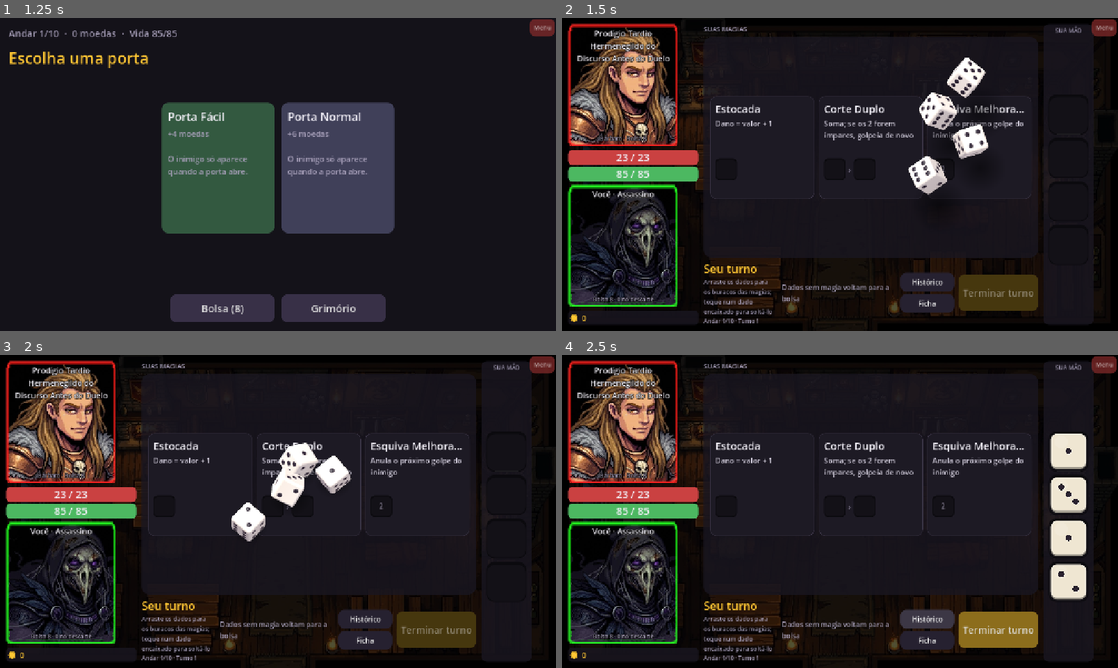
Above: before the commit, frames 1-4 (two rows, left to right).
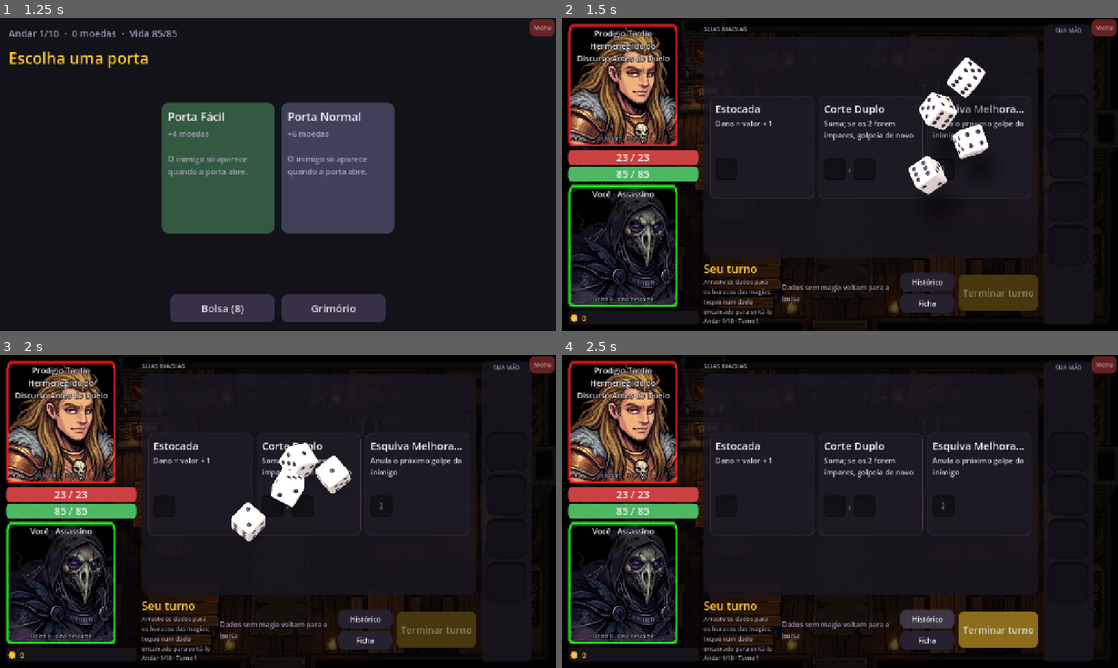
Above: after the commit, the same moments.

Repository: luizfsantos-alt/DICEMAXXXING
Game: Godot game, scene res://ui/main.tscn
Two runs of this game, one before a commit and one after it. Both use one fixed random seed, a clock stepped at 60 frames per second and the inputs below.
Inputs (mouse positions are in pixels of both pictures, inside the frame that each line leads up to):
- Up to frame 1 (1.25 s): click (116, 237) at 0.52 s
- Up to frame 2 (1.5 s): click (778, 168) at 1.27 s
- Up to frame 3 (2 s): no input
- Up to frame 4 (2.5 s): click "Histórico" at 2 s

Frame 1 is identical in both runs. In frame 2, 0.5% of the frame differs, in the area x 62-77%, y 14-56%; in frame 3, 0.3%; in frame 4, 2.9%, in the area x 87-95%, y 25-79%.

Commit message:
Luz de cima e do lado nos dados; dado da coluna igual ao da mesa
- DiceRoll3D.stage/add_lights: luz principal, luz de cima, lateral baixa e
  preenchimento; céu de reflexo mais forte. Mercúrio e Ósmio deixam de ser espelho
  puro (sumiam no fundo escuro).
- DieSnapshot: foto do dado 3D com a mesma câmera e luzes, usada na coluna e nos
  cartões (face 2D só sem vídeo ou enquanto a foto não fica pronta).
- Fim da rolagem: cada dado voa de onde parou na mesa até o seu buraco na coluna,
  girando até ficar reto, com a mesma aparência.
- Versão 0.4.1.

Co-Authored-By: Claude Opus 5.5 <noreply@anthropic.com>
Claude-Session: https://claude.ai/code/session_01WYKQWyqsw435L2xjcDMXX8

Diff:
--- a/engine/elements.gd
+++ b/engine/elements.gd
@@ -26,7 +26,7 @@
 		"finish": "vidro", "rough": 0.12, "metal": 0.0, "coat": 1.0, "alpha": 0.9, "rim": 0.5,
 		"glow": "pips", "emission": Color("#e07bff"), "energy": 0.6},
 	"Os": {"body": Color("#2f3d63"), "body2": Color("#6d84c4"), "ink": Color("#cfd8f0"), "accent": Color("#8fa8ff"),
-		"finish": "espelho", "rough": 0.12, "metal": 1.0, "coat": 0.0, "alpha": 1.0, "rim": 0.3,
+		"finish": "espelho", "rough": 0.16, "metal": 0.8, "coat": 0.0, "alpha": 1.0, "rim": 0.3,
 		"glow": "", "emission": Color.BLACK, "energy": 0.0},
 	"U": {"body": Color("#5fcf2a"), "body2": Color("#d4ff9a"), "ink": Color("#0f2a06"), "accent": Color("#8cf259"),
 		"finish": "vidro", "rough": 0.25, "metal": 0.0, "coat": 0.6, "alpha": 0.95, "rim": 0.3,
@@ -35,7 +35,7 @@
 		"finish": "ceroso", "rough": 0.55, "metal": 0.0, "coat": 0.0, "alpha": 1.0, "rim": 0.6,
 		"glow": "rim", "emission": Color("#ff6a00"), "energy": 0.8},
 	"Hg": {"body": Color("#dfe5ee"), "body2": Color("#ffffff"), "ink": Color("#1a1f2a"), "accent": Color("#d1d6e6"),
-		"finish": "espelho", "rough": 0.04, "metal": 1.0, "coat": 0.0, "alpha": 1.0, "rim": 0.0,
+		"finish": "espelho", "rough": 0.14, "metal": 0.7, "coat": 0.4, "alpha": 1.0, "rim": 0.2,
 		"glow": "", "emission": Color.BLACK, "energy": 0.0},
 	"Pb": {"body": Color("#555a60"), "body2": Color("#555a60"), "ink": Color("#c4c9cf"), "accent": Color("#9aa0a8"),
 		"finish": "fosco", "rough": 0.85, "metal": 0.3, "coat": 0.0, "alpha": 1.0, "rim": 0.0,
--- a/project.godot
+++ b/project.godot
@@ -6,7 +6,7 @@
 
 config/name="DICEMAXXING"
 config/description="Jogo de dados numa torre: bolsa de dados e magias."
-config/version="0.4.0"
+config/version="0.4.1"
 run/main_scene="res://ui/main.tscn"
 config/features=PackedStringArray("4.7", "GL Compatibility")
 config/icon="res://assets/icon.png"
--- a/tests/test_dados_3d.gd
+++ b/tests/test_dados_3d.gd
@@ -121,7 +121,8 @@
 	assert_true(m.emission_enabled)
 	assert_almost_eq(m.emission_energy_multiplier, Elements.energy("C", 1.0), 0.001)
 	assert_false(Dice3D.material(5, "Pb").emission_enabled)
-	assert_eq(Dice3D.material(5, "Hg").metallic, 1.0)
+	assert_gt(Dice3D.material(5, "Hg").metallic, 0.5, "Mercúrio é metal")
+	assert_lt(Dice3D.material(5, "Hg").metallic, 1.0, "mas não espelho puro (sumia no fundo escuro)")
 	assert_eq(Dice3D.material(9, "H").transparency, BaseMaterial3D.TRANSPARENCY_ALPHA_DEPTH_PRE_PASS)
 	for glow in ["pips", "body", "rim"]:
 		var img := Dice3D.emission_texture(4, glow).get_image()
@@ -152,3 +153,14 @@
 		f.bag.append(Die.basic())
 	assert_eq(Elements.heat(f, f.bag[0]), 0.0, "Hidrogênio com bolsa grande")
 	assert_eq(Elements.heat(f, null), 0.0)
+
+
+func test_foto_do_dado_para_a_coluna():
+	assert_eq(DieSnapshot.key(5, "Hg"), "5|Hg|0")
+	assert_eq(DieSnapshot.key(5, "H", 1.0), "5|H|2")
+	assert_eq(DieSnapshot.key(5, "C", 0.4), "5|C|1", "brilho em três degraus")
+	var r := DieSnapshot.rect_for(Rect2(10, 10, 100, 100))
+	assert_almost_eq(r.get_center(), Vector2(60, 60), Vector2(0.01, 0.01), "foto centrada no dado")
+	assert_almost_eq(r.size.x * 1.0 / DieSnapshot.VIEW, 100.0 * DieSnapshot.FILL, 0.01, "aresta do dado = FILL do quadrado")
+	if not DieSnapshot.enabled():
+		assert_null(DieSnapshot.texture(5, "Hg"), "sem vídeo: face 2D")
--- a/ui/dice_roll_3d.gd
+++ b/ui/dice_roll_3d.gd
@@ -30,6 +30,8 @@
 var _halos: Array = [] ## MeshInstance3D ou null (dado sem brilho)
 var _glow: Array = [] ## Por dado: {el, heat, mats (6 materiais)}
 var _clock := 0.0
+var _cam: Camera3D
+var _sim: DicePhysics
 
 
 func setup(px: Vector2) -> DiceRoll3D:
@@ -45,34 +47,54 @@
 	add_child(vp)
 	world = Node3D.new()
 	vp.add_child(world)
-	var cam := Camera3D.new()
+	_cam = Camera3D.new()
+	world.add_child(_cam)
+	stage(world, _cam, VIEW)
+	return self
+
+
+## Câmera, ambiente e luzes da mesa. Os dados da coluna (DieSnapshot) usam a mesma
+## montagem, para o dado ter a mesma cara na mesa e na coluna.
+static func stage(world: Node3D, cam: Camera3D, view: float) -> void:
 	cam.projection = Camera3D.PROJECTION_ORTHOGONAL
-	cam.size = VIEW
+	cam.size = view
 	var t := deg_to_rad(TILT)
+	cam.environment = environment()
+	cam.look_at_from_position(Vector3(0, 30 * cos(t), 30 * sin(t)), Vector3.ZERO, Vector3.FORWARD)
+	add_lights(world)
+
+
+static func environment() -> Environment:
 	var env := Environment.new()
 	env.background_mode = Environment.BG_CLEAR_COLOR
 	env.ambient_light_source = Environment.AMBIENT_SOURCE_COLOR
 	env.ambient_light_color = Color(0.85, 0.82, 0.95)
-	env.ambient_light_energy = 0.55
+	env.ambient_light_energy = 0.6
 	# Céu só para reflexo: sem ele os metais (Mercúrio, Ósmio) não têm o que refletir.
+	# Mais forte que a foto: a taverna é escura e o metal sumiria no fundo.
 	var pano := PanoramaSkyMaterial.new()
 	pano.panorama = load("res://assets/backgrounds/tavern.jpg")
+	pano.energy_multiplier = 1.6
 	env.sky = Sky.new()
 	env.sky.sky_material = pano
 	env.reflected_light_source = Environment.REFLECTION_SOURCE_SKY
-	cam.environment = env
-	world.add_child(cam)
-	cam.look_at_from_position(Vector3(0, 30 * cos(t), 30 * sin(t)), Vector3.ZERO, Vector3.FORWARD)
-	var sun := DirectionalLight3D.new()
-	sun.light_energy = 1.25
-	world.add_child(sun)
-	# Luz de cima, vinda do alto à esquerda (a mesma das faces 2D).
-	sun.look_at_from_position(Vector3(-4, 10, -3), Vector3.ZERO, Vector3.UP)
-	var fill := DirectionalLight3D.new()
-	fill.light_energy = 0.25
-	world.add_child(fill)
-	fill.look_at_from_position(Vector3(5, 4, 6), Vector3.ZERO, Vector3.UP)
-	return self
+	return env
+
+
+## Luz principal do alto à esquerda (a mesma das faces 2D), uma luz suave de cima, uma
+## lateral baixa vinda da esquerda (desenha as arestas e o brilho dos metais) e um
+## preenchimento fraco do outro lado.
+static func add_lights(world: Node3D) -> void:
+	for l in [
+		[Vector3(-4, 10, -3), 1.1],
+		[Vector3(0.6, 10, 1.5), 0.35],
+		[Vector3(-10, 3.5, 1.5), 0.55],
+		[Vector3(5, 4, 6), 0.25],
+	]:
+		var d := DirectionalLight3D.new()
+		d.light_energy = l[1]
+		world.add_child(d)
+		d.look_at_from_position(l[0], Vector3.ZERO, Vector3.UP)
 
 
 ## Meia largura e meia profundidade da caixa invisível (as bordas da área).
@@ -88,6 +110,7 @@
 		rng = RandomNumberGenerator.new()
 		rng.randomize()
 	var sim := plan(dice, arena(), rng)
+	_sim = sim
 	_build_nodes(dice, sim)
 	await _play(sim)
 
@@ -219,6 +242,31 @@
 			hm.albedo_color = Color(1, 1, 1, clampf(a, 0.0, 1.0))
 
 
+## Onde cada dado parou, na tela (coordenadas deste controle): centro, largura da aresta
+## em pixels e o ângulo da face de cima (para o dado voar até a coluna sem pular).
+func dice_on_screen() -> Array:
+	var out := []
+	if _cam == null or _sim == null:
+		return out
+	for i in _dice.size():
+		var mi: MeshInstance3D = _dice[i]
+		var p := mi.position
+		var c := _cam.unproject_position(p)
+		var w := _cam.unproject_position(p + Vector3.RIGHT * 0.5).distance_to(_cam.unproject_position(p - Vector3.RIGHT * 0.5))
+		var n: Vector3 = DicePhysics.FACE_NORMALS[_sim.up_face(i)]
+		var u := mi.transform.basis * Dice3D._face_u(n)
+		var a := _cam.unproject_position(p + u * 0.5) - c
+		out.append({"center": c, "width": w, "angle": atan2(a.y, a.x)})
+	return out
+
+
+## Esconde os dados (e sombras e halos): quem segue é a cópia que voa até a coluna.
+func hide_dice() -> void:
+	for c in _dice + _shadows + _halos:
+		if c != null:
+			c.visible = false
+
+
 func _show_frame(fr: Array) -> void:
 	for i in _dice.size():
 		var p: Vector3 = fr[i][0]
--- a/ui/die_face.gd
+++ b/ui/die_face.gd
@@ -35,7 +35,8 @@
 	return sb
 
 
-## Desenha o dado inteiro em r: halo (se brilha), corpo com chanfro e acabamento,
+## Desenha o dado inteiro em r: halo (se brilha) e a foto do dado 3D (DieSnapshot). Sem a
+## foto (ainda não tirada, ou sem vídeo), a face 2D: corpo com chanfro e acabamento,
 ## valor em baixo relevo e o símbolo do elemento pequeno embaixo.
 ## heat: estado do brilho (0 repouso, 1 ativo); t: relógio, em segundos, para o pulso.
 static func draw(ci: CanvasItem, r: Rect2, value: int, element := "", dim := 0.0, heat := 0.0, t := 0.0) -> void:
@@ -49,9 +50,15 @@
 	var s := minf(r.size.x, r.size.y)
 	var rad := int(s * 0.18)
 	var glow := 0.0
+	# Com vídeo, o dado é a foto do dado 3D (DieSnapshot): igual ao que estava na mesa.
+	var snap := DieSnapshot.texture(value, element, heat, ci)
 	if dim <= 0.0 and str(l.glow) != "":
 		glow = Elements.energy(element, heat) * DiceRoll3D.glow_pulse(element, heat, t)
-		_halo(ci, r, rad, l.emission, glow)
+		_halo(ci, r.grow(-s * (1.0 - DieSnapshot.FILL) * 0.5) if snap != null else r, rad, l.emission, glow)
+	if snap != null:
+		var m := Color(1, 1, 1) if dim <= 0.0 else Color(1.0 - dim, 1.0 - dim, 1.0 - dim)
+		ci.draw_texture_rect(snap, DieSnapshot.rect_for(r), false, m)
+		return
 	# Chanfro: base mais escura embaixo, topo claro em cima, face no meio.
 	ci.draw_style_box(_sb(body.darkened(0.35), rad), r)
 	ci.draw_style_box(_sb(body.lightened(0.25), rad), Rect2(r.position, r.size - Vector2(0, s * 0.05)))
--- /dev/null
+++ b/ui/die_snapshot.gd
@@ -0,0 +1,120 @@
+class_name DieSnapshot
+extends SubViewport
+## Foto do dado 3D para a coluna e os cartões: o mesmo dado (malha, materiais), com a
+## mesma câmera e as mesmas luzes da mesa (DiceRoll3D.stage). Assim o dado que voa da
+## mesa para a coluna chega com exatamente a cara que tinha lá.
+##
+## As fotos são tiradas sob demanda, uma por vez, num SubViewport fora da tela, e ficam
+## em cache. Enquanto a foto não fica pronta (e sem vídeo: testes, simulação), quem
+## desenha usa a face 2D (DieFace).
+
+const PX := 192 ## Lado da foto, em pixels.
+const VIEW := 1.45 ## Quanto da mesa a foto cobre, em arestas de dado.
+const FILL := 0.86 ## Aresta do dado em relação ao lado do quadrado onde ele é desenhado.
+
+static var _cache := {} ## chave -> ImageTexture
+static var _queue: Array = [] ## chaves esperando foto
+static var _waiting := {} ## chave -> {id do objeto: WeakRef} (quem redesenhar quando ficar pronta)
+static var _failed := {} ## chaves cuja foto veio vazia: ficam na face 2D
+static var _node: DieSnapshot
+
+var _mi: MeshInstance3D
+var _busy := false
+
+
+static func enabled() -> bool:
+	return DisplayServer.get_name() != "headless"
+
+
+## Estado do brilho em três degraus (repouso, meio, ativo): uma foto por degrau.
+static func key(value: int, element: String, heat := 0.0) -> String:
+	return "%d|%s|%d" % [value, element, roundi(clampf(heat, 0.0, 1.0) * 2.0)]
+
+
+## A foto pronta, ou null (e ela entra na fila; who é redesenhado quando ficar pronta).
+static func texture(value: int, element: String, heat := 0.0, who: CanvasItem = null) -> Texture2D:
+	if not enabled():
+		return null
+	var k := key(value, element, heat)
+	if _cache.has(k):
+		return _cache[k]
+	if _failed.has(k):
+		return null
+	if who != null:
+		if not _waiting.has(k):
+			_waiting[k] = {}
+		_waiting[k][who.get_instance_id()] = weakref(who)
+	if not (k in _queue):
+		_queue.append(k)
+	_kick()
+	return null
+
+
+## Pede as fotos de antemão (ex.: no começo da rolagem, para estarem prontas no fim).
+static func prepare(value: int, element: String, heat := 0.0) -> void:
+	texture(value, element, heat)
+
+
+## Retângulo onde desenhar a foto para o dado ocupar o quadrado r como a face 2D ocuparia.
+static func rect_for(r: Rect2) -> Rect2:
+	var side := minf(r.size.x, r.size.y) * FILL * VIEW
+	return Rect2(r.get_center() - Vector2(side, side) * 0.5, Vector2(side, side))
+
+
+static func _kick() -> void:
+	if _node != null and is_instance_valid(_node):
+		if _node.is_inside_tree() and not _node._busy:
+			_node._run()
+		return
+	var tree := Engine.get_main_loop() as SceneTree
+	if tree == null or tree.root == null:
+		return
+	_node = DieSnapshot.new()
+	tree.root.add_child.call_deferred(_node)
+
+
+func _ready() -> void:
+	transparent_bg = true
+	own_world_3d = true
+	msaa_3d = Viewport.MSAA_4X
+	size = Vector2i(PX, PX)
+	render_target_update_mode = SubViewport.UPDATE_DISABLED
+	var world := Node3D.new()
+	add_child(world)
+	var cam := Camera3D.new()
+	world.add_child(cam)
+	DiceRoll3D.stage(world, cam, VIEW)
+	_mi = MeshInstance3D.new()
+	_mi.mesh = Dice3D.mesh()
+	world.add_child(_mi)
+	_run()
+
+
+func _run() -> void:
+	_busy = true
+	render_target_update_mode = SubViewport.UPDATE_ALWAYS
+	while not _queue.is_empty():
+		var k: String = _queue.pop_front()
+		var parts := k.split("|")
+		var v := int(parts[0])
+		var el := parts[1]
+		var heat := int(parts[2]) / 2.0
+		# Face de cima (local 0) com o valor; as outras seguem os pares do d6.
+		var labels := Dice3D.labels(0, v, [1, 2, 3, 4, 5, 6], clampi(v - 1, 0, 5))
+		for s in 6:
+			_mi.set_surface_override_material(s, Dice3D.material(int(labels[s]), el, heat))
+		# Um quadro para o viewport desenhar com os materiais novos, outro para ler.
+		await RenderingServer.frame_post_draw
+		await RenderingServer.frame_post_draw
+		var img := get_texture().get_image()
+		if img != null and not img.is_empty():
+			_cache[k] = ImageTexture.create_from_image(img)
+		else:
+			_failed[k] = true
+		for w: WeakRef in _waiting.get(k, {}).values():
+			var o = w.get_ref()
+			if o != null and o is CanvasItem:
+				o.queue_redraw()
+		_waiting.erase(k)
+	render_target_update_mode = SubViewport.UPDATE_DISABLED
+	_busy = false
--- a/ui/duel_screen.gd
+++ b/ui/duel_screen.gd
@@ -97,6 +97,7 @@
 var tip_desc: Label
 var tip_icon: StatusIcon
 var stage_panel: PanelContainer
+const FLY_TO_TRAY := 0.32 ## Voo de cada dado da mesa até a coluna, em segundos.
 var roller: DiceRoll3D ## Rolagem 3D em andamento (por cima do palco).
 var fx_src = null ## Ponto (camada de efeitos) de onde saem os efeitos: o cartão da última magia.
 var fx_bounce = null ## Golpe devolvido (Espelho, Revide): sai da foto de quem devolveu.
@@ -569,24 +570,67 @@
 	for v: Hole in tray_views:
 		v.has_die = false
 		v.queue_redraw()
+	# Fotos dos dados para a coluna: tiradas durante a rolagem, prontas quando os dados param.
+	for d in dice:
+		DieSnapshot.prepare(int(d.value), str(d.element), float(d.heat))
 	var r := Rect2(stage_panel.global_position - fx_layer.global_position, stage_panel.size)
 	roller = DiceRoll3D.new().setup(r.size)
 	roller.position = r.position
 	fx_layer.add_child(roller)
 	roller.skip_check = func() -> bool: return skip
 	await roller.roll(dice)
+	var spots := roller.dice_on_screen() if not skip else []
+	if not spots.is_empty():
+		roller.hide_dice()
 	var fade := roller.create_tween()
 	fade.tween_property(roller, "modulate:a", 0.0, 0.18)
 	fade.tween_callback(roller.queue_free)
+	var origin := roller.position
 	roller = null
-	for v: Hole in tray_views:
-		v.has_die = true
-		v.queue_redraw()
-		if not skip:
-			v.pivot_offset = v.size / 2.0
-			var tw := v.create_tween()
-			v.scale = Vector2(0.6, 0.6)
-			tw.tween_property(v, "scale", Vector2.ONE, 0.18).set_trans(Tween.TRANS_BACK).set_ease(Tween.EASE_OUT)
+	if spots.is_empty():
+		for v: Hole in tray_views:
+			v.has_die = true
+			v.queue_redraw()
+		return
+	await _fly_to_tray(spots, origin)
+
+
+## Cada dado sai de onde parou na mesa e voa até o seu buraco na coluna, com a mesma
+## cara (a foto do dado 3D) e girando até ficar reto. spots: DiceRoll3D.dice_on_screen;
+## origin: posição da mesa na camada de efeitos.
+func _fly_to_tray(spots: Array, origin: Vector2) -> void:
+	var last: Tween = null
+	for k in tray_views.size():
+		var v: Hole = tray_views[k]
+		if k >= spots.size() or not is_inside_tree():
+			v.has_die = true
+			v.queue_redraw()
+			continue
+		var sp: Dictionary = spots[k]
+		var target_px := maxf(24.0, _visual_px(v))
+		# Buraco cujo dado tem a mesma aresta que o dado 3D tinha na tela.
+		var start_px := float(sp.width) / DieSnapshot.FILL / 0.88
+		var g := Hole.new().set_interactive(false).setup(int(target_px))
+		g.set_die(v.value, v.element, v.heat)
+		g.pivot_offset = g.size / 2.0
+		g.scale = Vector2.ONE * (start_px / target_px)
+		g.rotation = wrapf(float(sp.angle), -PI, PI) ## Começa girado como estava na mesa.
+		g.position = origin + sp.center - g.size / 2.0
+		g.floor_hidden = true
+		fx_layer.add_child(g)
+		var dest := v.global_position + v.size * v.get_global_transform().get_scale() / 2.0 - fx_layer.global_position
+		var tw := g.create_tween().set_parallel(true).set_trans(Tween.TRANS_CUBIC).set_ease(Tween.EASE_IN_OUT)
+		var delay := k * 0.04
+		tw.tween_property(g, "position", dest - g.size / 2.0, FLY_TO_TRAY).set_delay(delay)
+		tw.tween_property(g, "scale", Vector2.ONE, FLY_TO_TRAY).set_delay(delay)
+		tw.tween_property(g, "rotation", 0.0, FLY_TO_TRAY).set_delay(delay)
+		tw.chain().tween_callback(func() -> void:
+			v.has_die = true
+			v.queue_redraw()
+			g.queue_free())
+		last = tw
+	if last != null:
+		await last.finished
 
 
 static func _at(a: Array, k: int, def: Variant) -> Variant:
--- a/ui/hole.gd
+++ b/ui/hole.gd
@@ -21,6 +21,7 @@
 var _glows := false ## O dado encaixado brilha (pulsa: redesenha a cada quadro).
 var heat := 0.0 ## Estado do brilho do dado (Elements.heat): 0 repouso, 1 ativo.
 var interactive := true
+var floor_hidden := false ## Só o dado, sem o buraco (dado voando).
 
 
 func setup(px: int, i := -1) -> Hole:
@@ -84,6 +85,10 @@
 	var o := Vector2((size.x - s) * 0.5, (size.y - s) * 0.5)
 	var r := Rect2(o, Vector2(s, s))
 	var rad := int(s * 0.2)
+	if floor_hidden and has_die:
+		var p0 := s * 0.06
+		DieFace.draw(self, Rect2(r.position + Vector2(p0, p0), Vector2(s - p0 * 2, s - p0 * 2)), value, element, 0.0, heat, Time.get_ticks_msec() / 1000.0)
+		return
 	# Afundado: borda de cima mais escura, fundo um pouco mais claro embaixo.
 	draw_style_box(_sb(FLOOR, rad), r)
 	var lip := maxf(3.0, s * 0.07)
Not shown, changed: docs/DADOS_VISUAL.md
